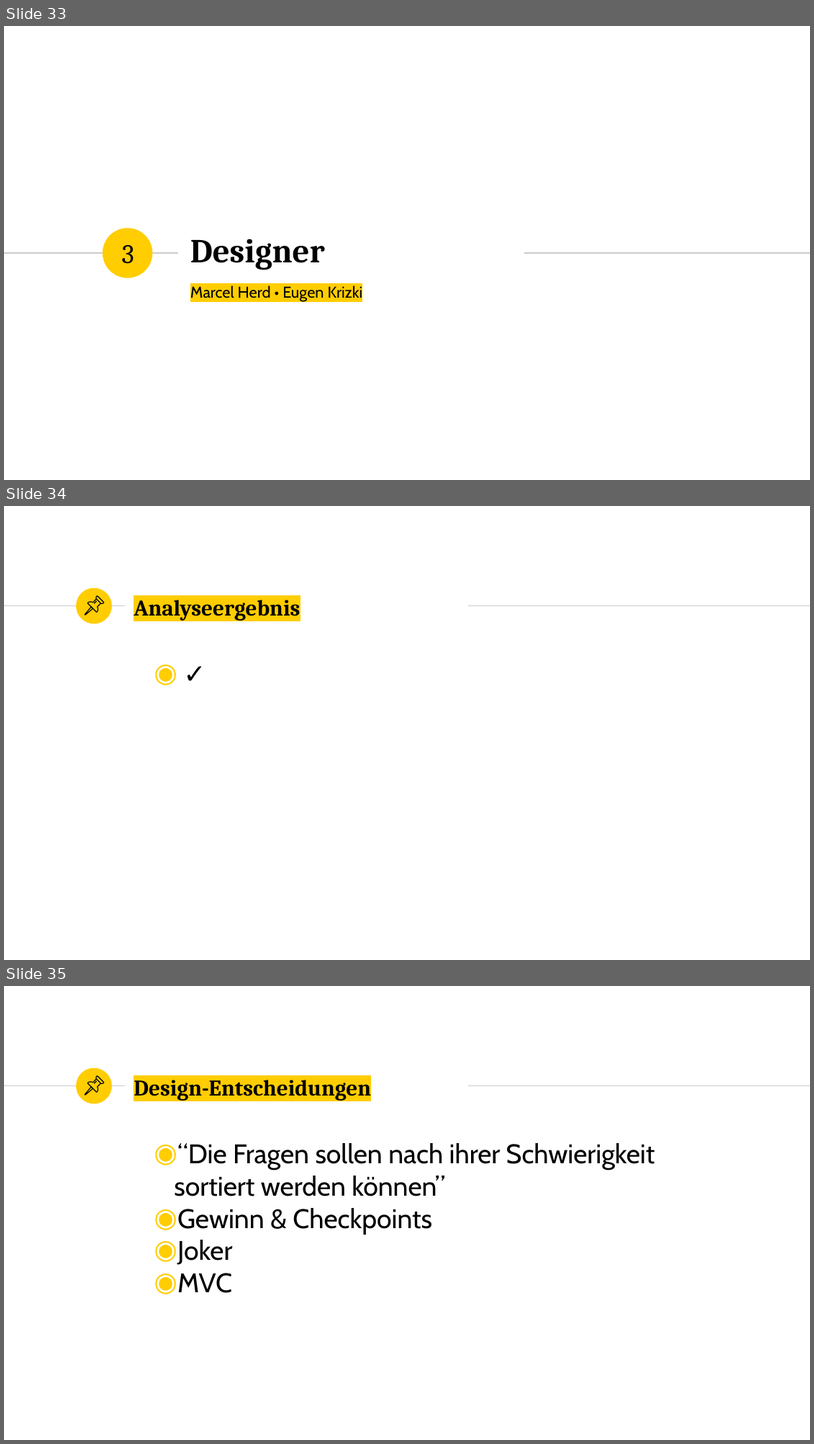
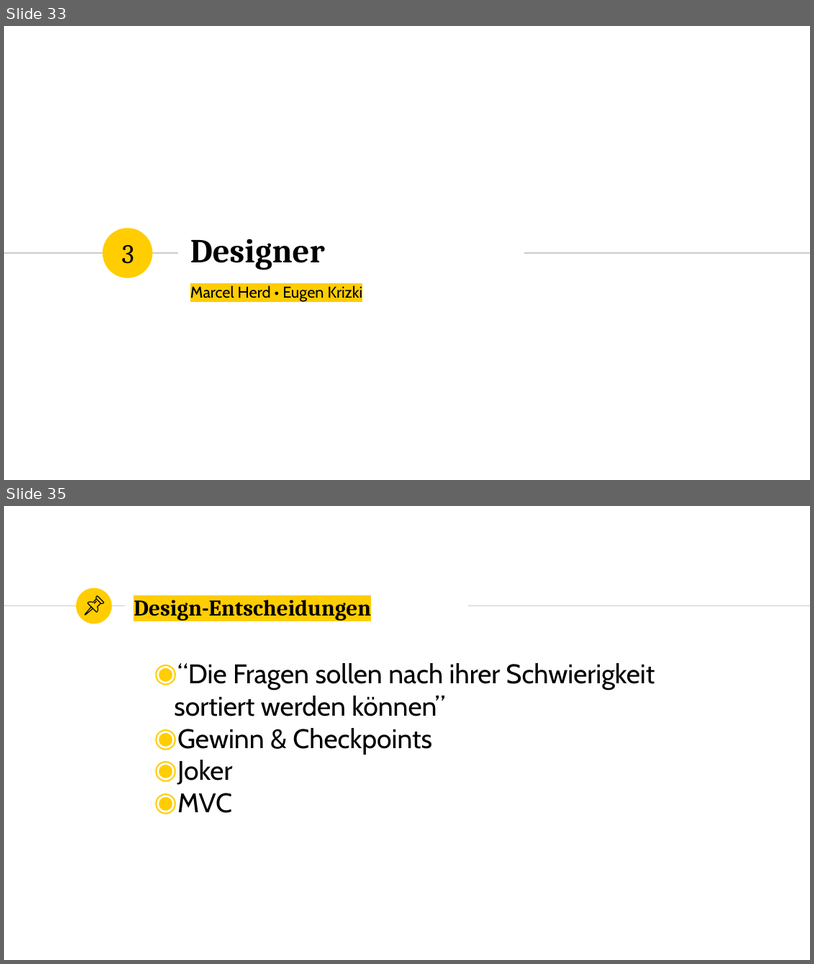
Before and after one commit to marcelherd/OOT-Projekt, a slide deck: Presentation/Presentation.pptx. Shown one above the other, each under a label of ours: slides 33, 34 and 35 before the commit, slides 33 and 35 after it; the slides between them are not shown. The pictures are 814x1444 and 814x964 pixels, drawn with LibreOffice and Linux fonts; fonts in the diff are those of the drawing. Boxes give left, top, right and bottom in pixels: in the first picture for what was removed or moved away, otherwise in the second. Text is boxed around its words. In the diff, an @@ line names an element or a change of style, - is before the commit and + after.

```diff
--- a/Presentation/Presentation.pptx
+++ b/Presentation/Presentation.pptx
@@ slide 34 removed at [4,506,810,960], background #FFFFFF; not listed: 3 template elements that a slide beside it also shows @@
@@ group removed at [85,596,103,615]: 4 freeform shapes @@
@@ title removed at [134,595,300,620] @@
-Analyseergebnis
@@ text removed at [126,649,727,923] @@
-◉ ✓
```
Also in this commit, not shown: 1 slide changed, 3 slides added.
